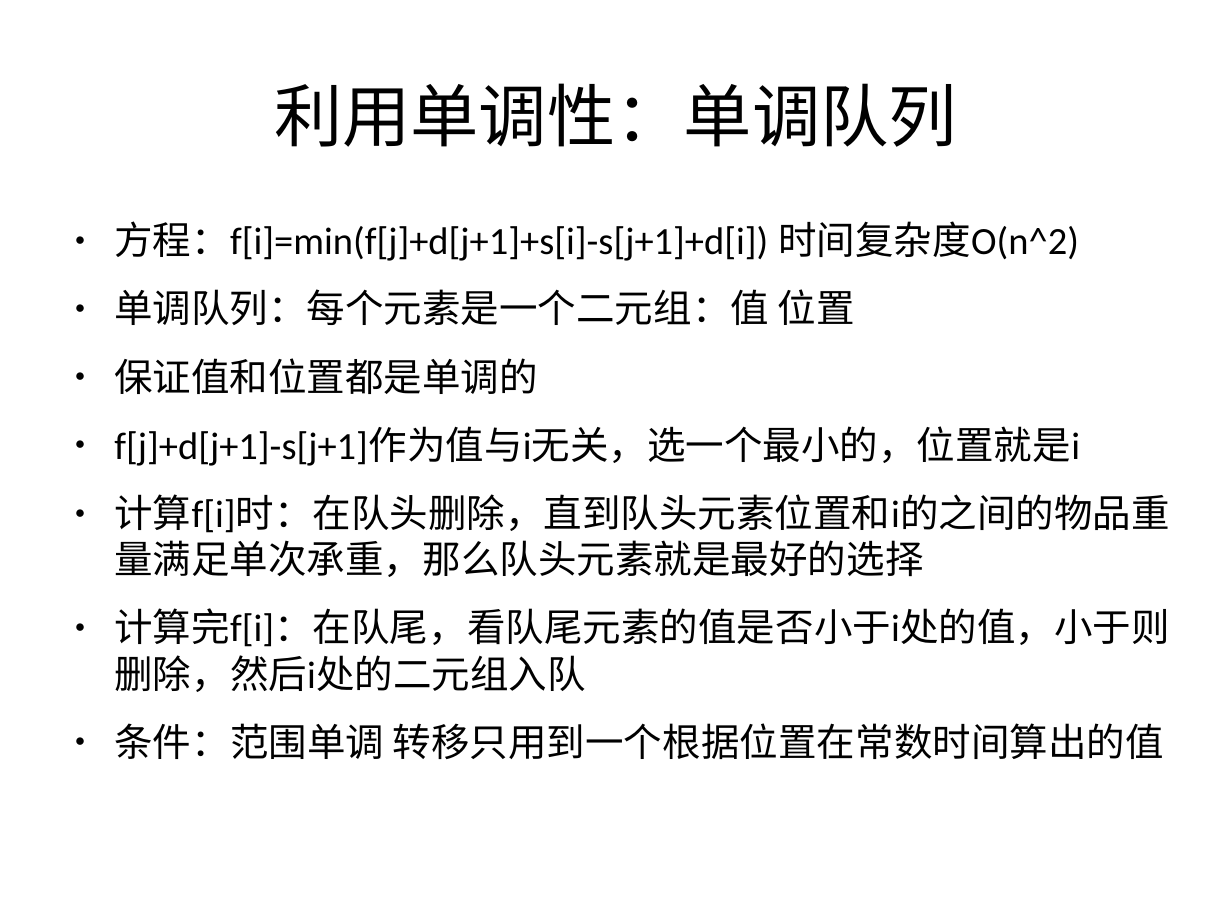
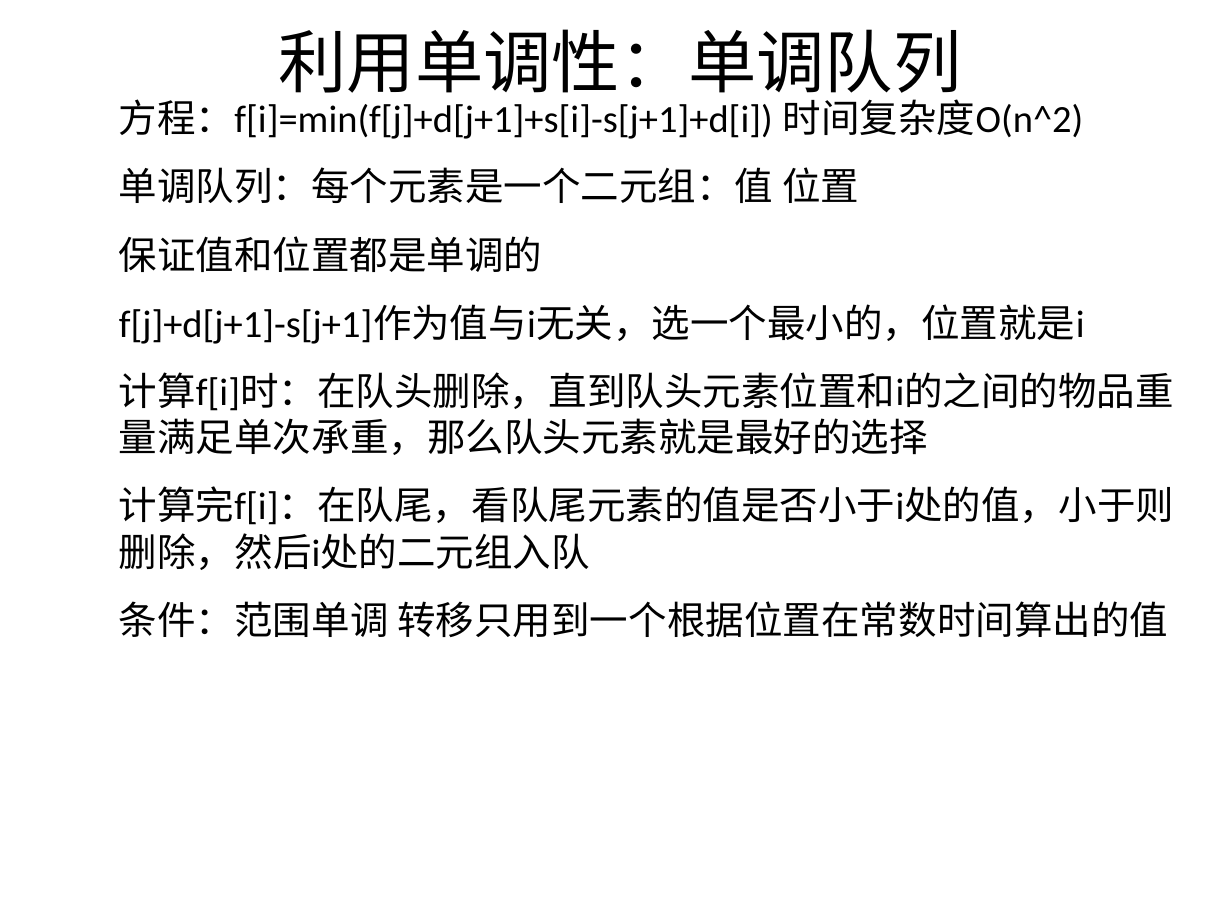
Before and after one commit to mfs6174/mfs6174-ACM, a slide deck: slide 14 of dpppt2.odp. Drawn at 1232x924 pixels with LibreOffice and Linux fonts; fonts in the diff are those of the drawing; background and template pictures are left out. Boxes give left, top, right and bottom in pixels: in the first picture for what was removed or moved away, otherwise in the second. Text is boxed around its words. In the diff, an @@ line names an element or a change of style, - is before the commit and + after.

```diff
--- a/dpppt2.odp
+++ b/dpppt2.odp
@@ title "利用单调性：单调队列" rewrapped from [274, 83, 957, 147] to [279, 29, 962, 104] @@
@@ text "方程：f[i]=min(f[j]+d[j+1]+s[i]-s[j+1]+d[i]) 时间复杂度O(n^2)": place and size @@
-text "方程：f[i]=min(f[j]+d[j+1]+s[i]-s[j+1]+d[i]) 时间复杂度O(n^2)" at [114, 221, 1169, 759]
+text "方程：f[i]=min(f[j]+d[j+1]+s[i]-s[j+1]+d[i]) 时间复杂度O(n^2)" at [119, 99, 1174, 637]
@@ text "方程：f[i]=min(f[j]+d[j+1]+s[i]-s[j+1]+d[i]) 时间复杂度O(n^2)" at [119, 99, 1174, 637]: bullet colour #000000 to #FFFFFF @@
```
Also in this commit, not shown: 17 other slides changed.
